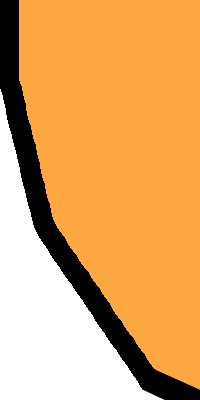
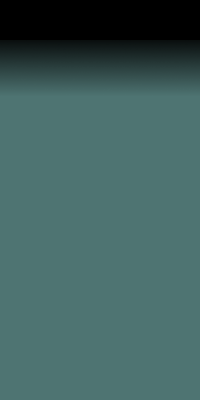
Layer changes from the first 200×400 image to the second:
removed layer "backlight copy" over (19, 0, 200, 390)
removed layer "backlight" over (19, 0, 200, 390)
removed layer "backlight #1" over (0, 0, 200, 400)
added group "button-top" with 4 layers above "button top left" over (0, 0, 200, 400)
added layer "border #2" in group "button-top" over (19, 0, 200, 40)
added layer "shade" in group "button-top" over (0, 0, 200, 96)
added layer "hover copy #4" in group "button-top" over (0, 0, 200, 400)
added layer "curve copy #1" in group "button-top" over (0, 0, 200, 400)
added group "button top left" with 4 layers above "Curve" over (0, 0, 200, 400)
added layer "shade copy #1" in group "button top left" over (94, 0, 200, 96)
added layer "hover #1" in group "button top left" over (40, 39, 200, 400)
added layer "curve #1" in group "button top left" over (40, 39, 200, 400)
added layer "border #3" in group "button top left" over (0, 0, 200, 400)
added group "Curve" with 4 layers above "button-bottom" over (0, 0, 200, 400)
added layer "shade copy #2" in group "Curve" over (94, 304, 200, 400)
added layer "hover" in group "Curve" over (40, 0, 200, 361)
added layer "curve" in group "Curve" over (40, 0, 200, 361)
added layer "border" in group "Curve" over (0, 0, 200, 400)
hid "Background" over (0, 0, 200, 400)
